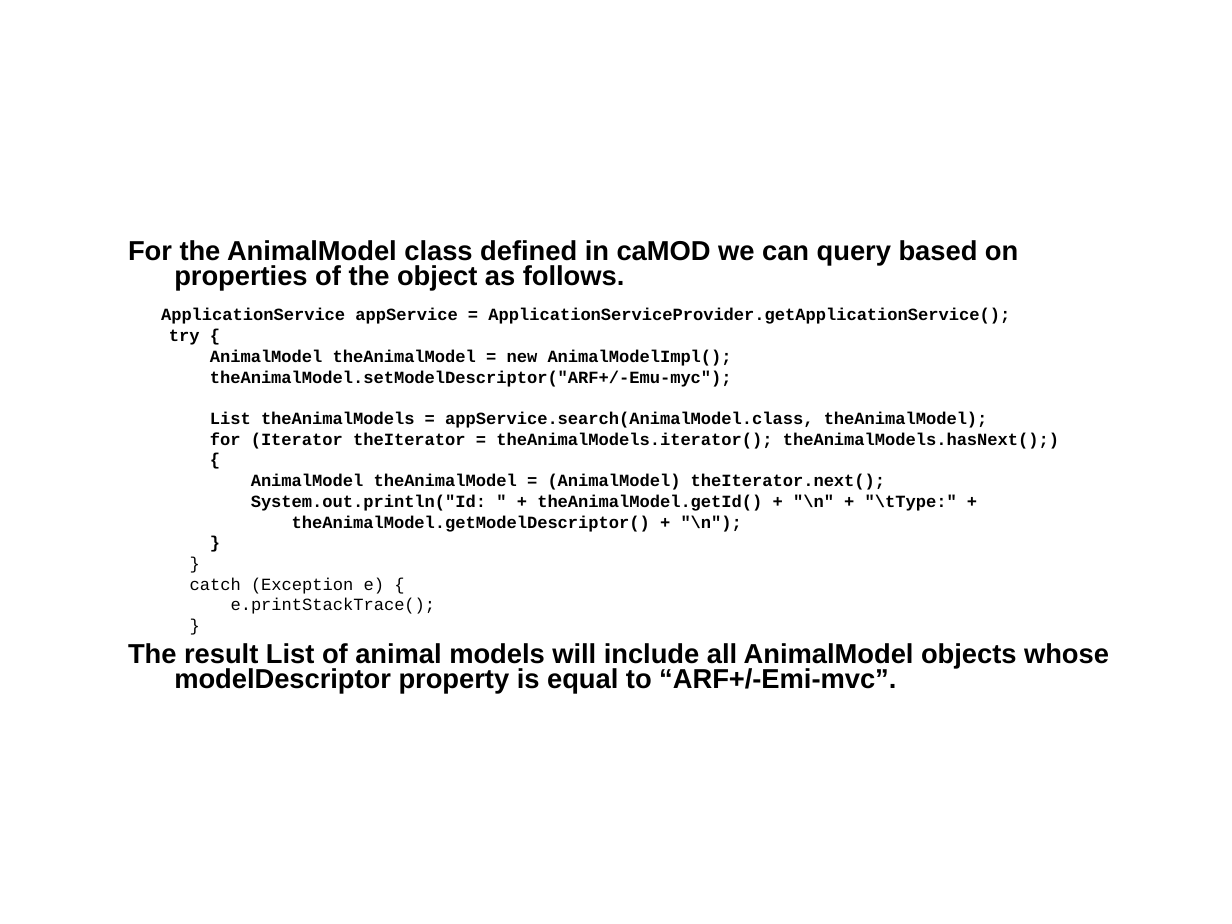
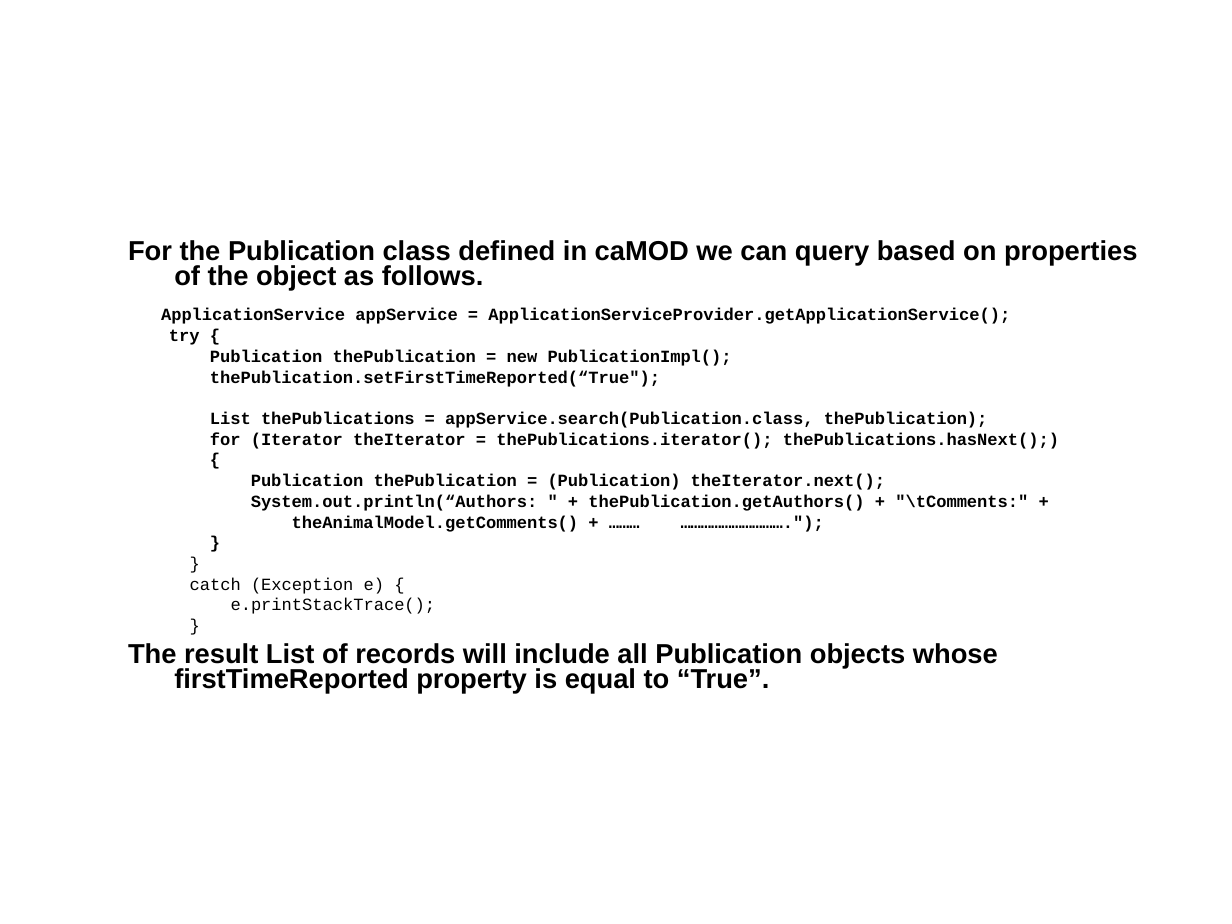
Before and after one commit to NCIP/camod-docs, a slide deck: slide 20 of CABIG compliance/caMOD 2.5 VCDE Submission/caMOD_Interoperability_Review_2009.ppt (slide 18 before the commit). Drawn at 1232x924 pixels with LibreOffice and Linux fonts; fonts in the diff are those of the drawing; background and template pictures are left out. Boxes give left, top, right and bottom in pixels: in the first picture for what was removed or moved away, otherwise in the second. Text is boxed around its words. In the diff, an @@ line names an element or a change of style, - is before the commit and + after.

```diff
--- a/CABIG compliance/caMOD 2.5 VCDE Submission/caMOD_Interoperability_Review_2009.ppt
+++ b/CABIG compliance/caMOD 2.5 VCDE Submission/caMOD_Interoperability_Review_2009.ppt
@@ text at [128, 240, 1137, 290]: text changed @@
-For the AnimalModel class defined in caMOD we can query based on properties of the object as follows.
+For the Publication class defined in caMOD we can query based on properties of the object as follows.
@@ text at [210, 349, 1059, 449]: text changed @@
-AnimalModel theAnimalModel = new AnimalModelImpl();
-theAnimalModel.setModelDescriptor("ARF+/-Emu-myc");
-List theAnimalModels = appService.search(AnimalModel.class, theAnimalModel);
-for (Iterator theIterator = theAnimalModels.iterator(); theAnimalModels.hasNext();)
+Publication thePublication = new PublicationImpl();
+thePublication.setFirstTimeReported(“True");
+List thePublications = appService.search(Publication.class, thePublication);
+for (Iterator theIterator = thePublications.iterator(); thePublications.hasNext();)
@@ text at [251, 473, 1028, 532]: text changed @@
-AnimalModel theAnimalModel = (AnimalModel) theIterator.next();
-System.out.println("Id: " + theAnimalModel.getId() + "\n" + "\tType:" +
-theAnimalModel.getModelDescriptor() + "\n");
+Publication thePublication = (Publication) theIterator.next();
+System.out.println(“Authors: " + thePublication.getAuthors() + "\tComments:" +
+theAnimalModel.getComments() + ……… ………………………….");
@@ text at [128, 643, 998, 694]: text changed @@
-The result List of animal models will include all AnimalModel objects whose modelDescriptor property is equal to “ARF+/-Emi-mvc”.
+The result List of records will include all Publication objects whose firstTimeReported property is equal to “True”.
```
Also in this commit, not shown: 3 other slides changed, 5 slides added, 1 slide removed.
